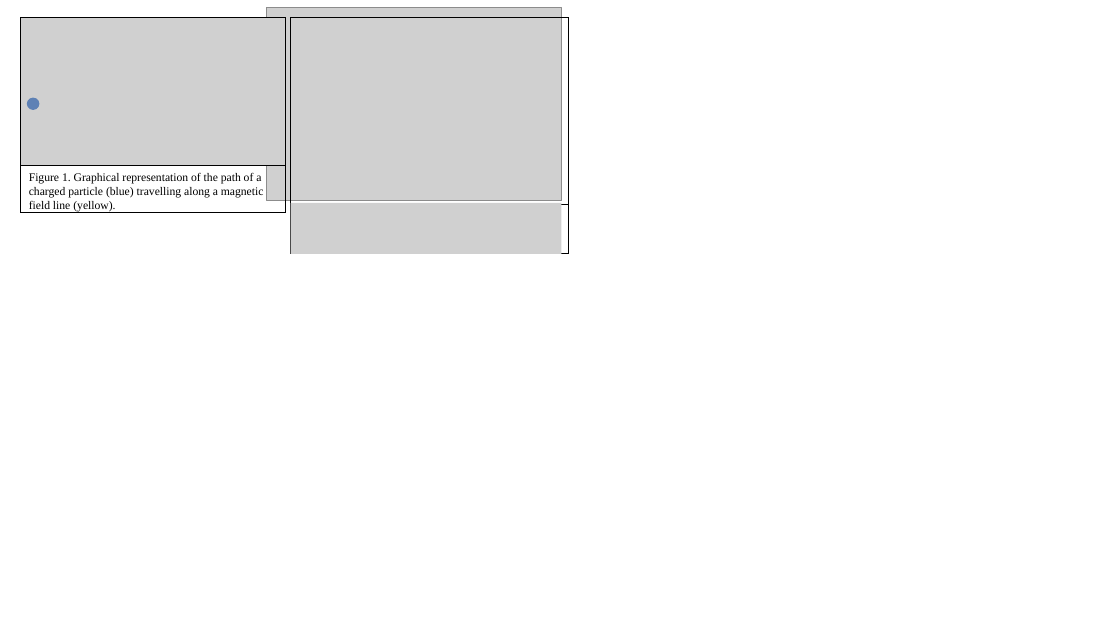
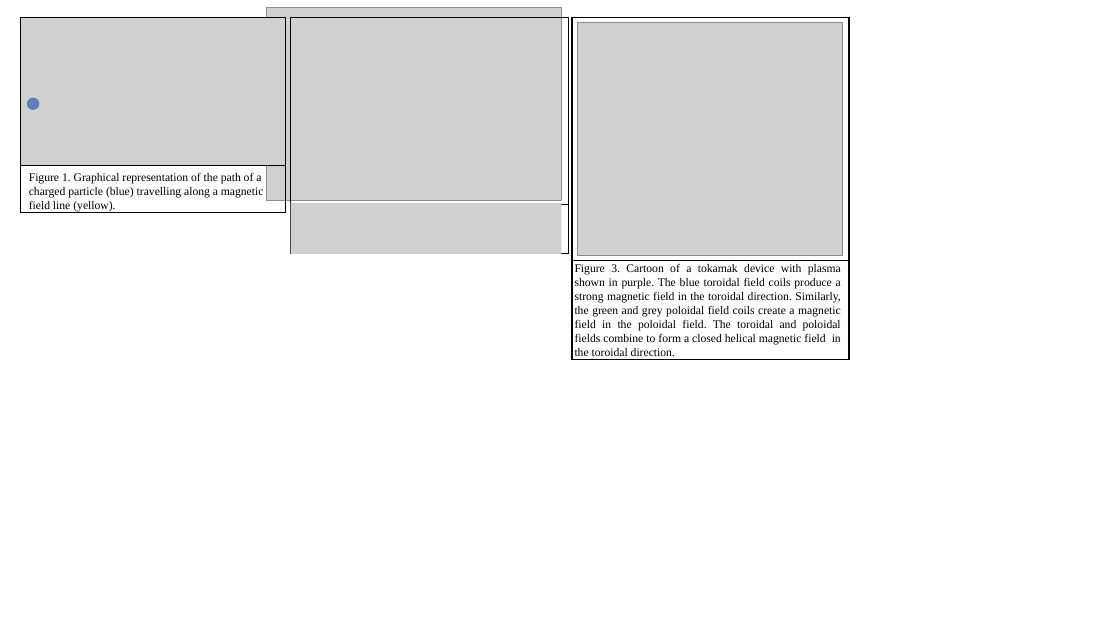
Before and after one commit to SyntaxVoid/PyFusionDIIID, a slide deck: slide 1 of Writing/Figs.pptx. Drawn at 1120x630 pixels with LibreOffice and Linux fonts; fonts in the diff are those of the drawing; grey boxes stand for pictures. Boxes give left, top, right and bottom in pixels: in the first picture for what was removed or moved away, otherwise in the second. Text is boxed around its words. In the diff, an @@ line names an element or a change of style, - is before the commit and + after.

```diff
--- a/Writing/Figs.pptx
+++ b/Writing/Figs.pptx
@@ group added at (x1=572, y1=17, x2=849, y2=360): 1 picture, 1 rectangle, 1 line, 1 text @@
+Figure 3. Cartoon of a tokamak device with plasma shown in purple. The blue toroidal field coils produce a strong magnetic field in the toroidal direction. Similarly, the green and grey poloidal field coils create a magnetic field in the poloidal field. The toroidal and poloidal fields combine to form a closed helical magnetic field in the toroidal direction.
```
Also in this commit, not shown: 1 slide added, 2 other files.
